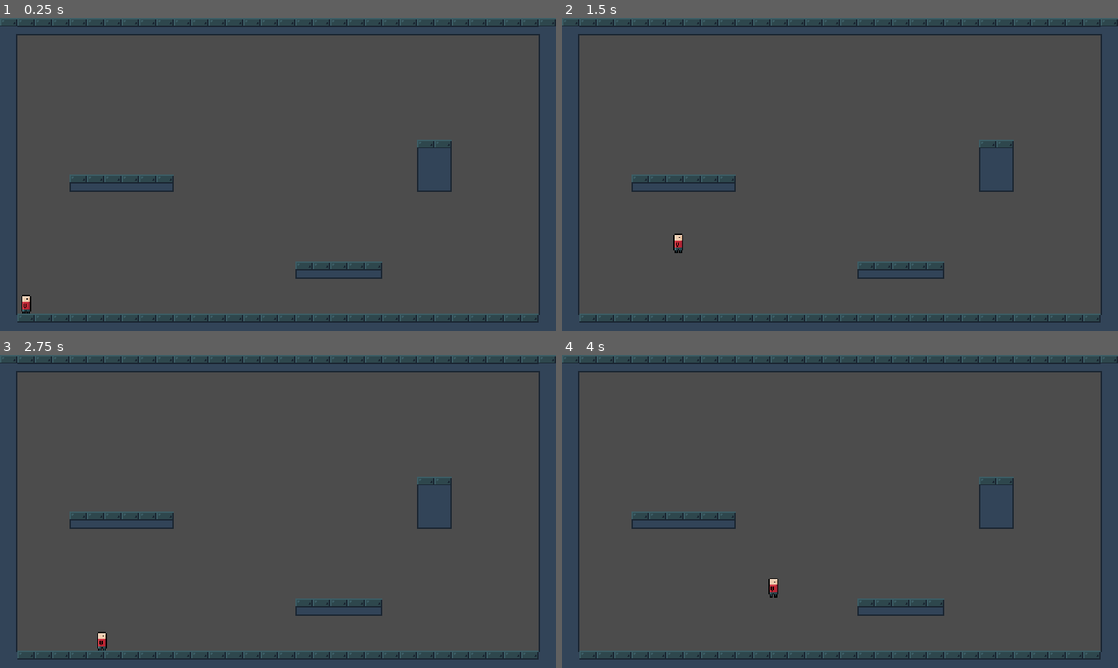
Above: before the commit, frames 1-4 (two rows, left to right).
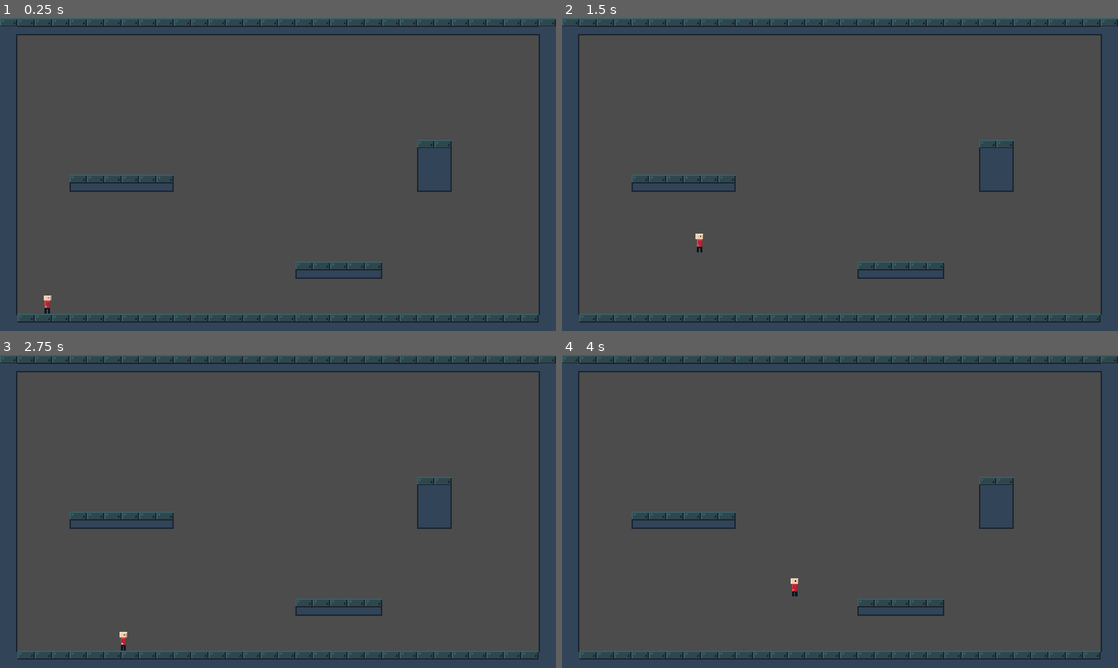
Above: after the commit, the same moments.

Repository: Lunatic-Games/kill-me-now
Game: Godot game, scene res://levels/level_test.tscn
The game is run twice, just before and just after one commit, with the same random seed, the same clock (stepped at 60 frames per second) and the same inputs.
Inputs:
- Up to frame 1 (0.25 s): no input
- Up to frame 2 (1.5 s): tap Enter at 0.5 s; hold D (ui_right) from 0.53 s (still down); tap Space (jump_action) at 0.77, 1.25 s
- Up to frame 3 (2.75 s): tap Space (jump_action) at 1.52 s; release D (ui_right) at 2.03 s; hold A (ui_left) from 2.03 s (still down)
- Up to frame 4 (4 s): release A (ui_left) at 2.78 s; hold D (ui_right) from 2.78 s (still down); tap Space (jump_action) at 3.02, 3.77 s

The runs differ from the first frame. In frame 1, 0.2% of the frame differs, in the area x 3-10%, y 88-95%; in frame 2, 0.2%, in the area x 20-26%, y 68-76%; in frame 3, 0.2%; in frame 4, 0.2%.

Commit message:
Better player image

Diff:
--- a/levels/level_test.tscn
+++ b/levels/level_test.tscn
@@ -5,8 +5,8 @@
 
 [node name="LevelTest" type="Node2D"]
 
-[node name="Node2D" parent="." instance=ExtResource( 2 )]
-position = Vector2( 49.1369, 526.647 )
+[node name="Player" parent="." instance=ExtResource( 2 )]
+position = Vector2( 88.0973, 504.091 )
 
 [node name="TileMap" type="TileMap" parent="."]
 tile_set = ExtResource( 1 )
--- a/player/player.tscn
+++ b/player/player.tscn
@@ -4,7 +4,7 @@
 [ext_resource path="res://player/player.gd" type="Script" id=2]
 
 [sub_resource type="RectangleShape2D" id=1]
-extents = Vector2( 16, 16 )
+extents = Vector2( 7, 17.9179 )
 
 [node name="Player" type="KinematicBody2D"]
 script = ExtResource( 2 )
Binary file changed: player/player.png
